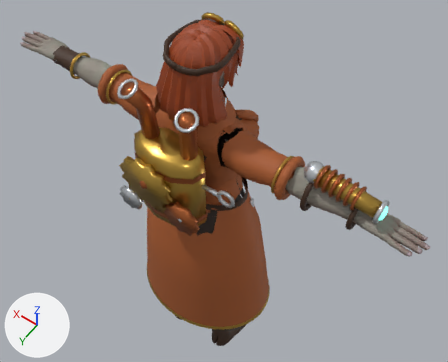
What one commit did to the glTF model public/models/heroes/clockwork_v4.glb.
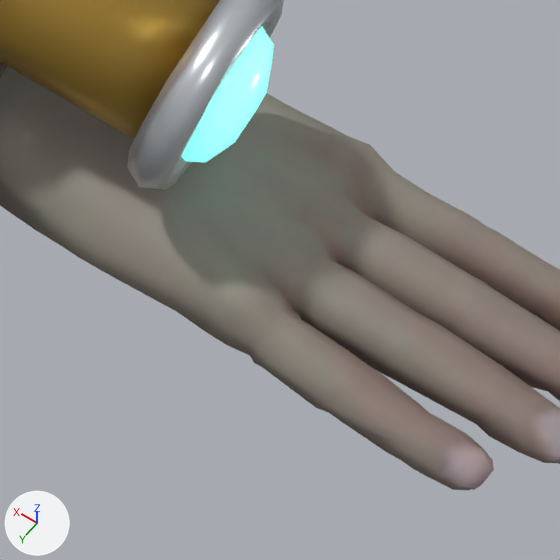
The first picture shows the older version from a 50 mm lens placed at (-0.86, 1.108, 2.845), pointed at (0.0, -0.096, 0.953). The close-ups show the older and then the newer version on the part from 80% to 94% of the width and 56% to 73% of the height of that picture. Only the edits that show in the close-ups are written down. The lights are fixed; the arrows at lower left show +X, +Y and +Z. Vertices at exactly the same position are counted once.

Objects in the first close-up: 'clockwork'.
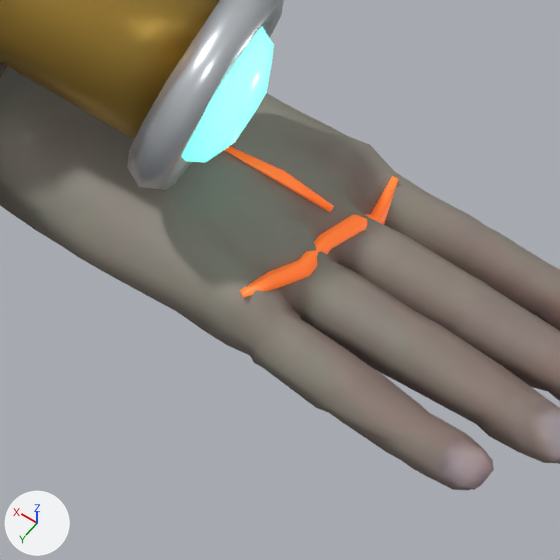
The change, as a diff of the scene's bpy script:
```diff
--- a/public/models/heroes/clockwork_v4.glb.py
+++ b/public/models/heroes/clockwork_v4.glb.py
@@ mat_clockwork_seam @@
+mat_clockwork_seam = principled_material('clockwork_seam')
+mat_clockwork_seam.base_color = (1.0, 0.254, 0.0452)  # orange #ff8a3c
+mat_clockwork_seam.emission_color = (0.45, 0.046, 0.00315)  # orange #b33d0a
+mat_clockwork_seam.emission_strength = 1.0
@@ me_superhero_female @@
 # used by ob_clockwork; location = (0.0, 0.0, 0.0)
-me_superhero_female.from_pydata(...)  # 15168 vertices, 28262 faces; spans x -0.79..0.79, y -0.21..0.3, z -0.02..1.74
+me_superhero_female.from_pydata(...)  # 15263 vertices, 28436 faces; spans x -0.79..0.79, y -0.21..0.3, z -0.02..1.74
+# me_superhero_female part 1: a new loose piece of 34 vertices spanning x -0.7..-0.67, y 0.02..0.09, z 1.39..1.4, in mat_clockwork_seam (orange #ff8a3c, glowing orange #b33d0a)
+# me_superhero_female part 2: a new loose piece of 13 vertices spanning x -0.68..-0.65, y 0.04..0.05, z 1.4..1.41, in mat_clockwork_seam (orange #ff8a3c, glowing orange #b33d0a)
+# other edits to the shape of me_superhero_female do not show in these pictures
 me_superhero_female.materials.append(mat_mi_superhero_female)
@@ me_superhero_female @@
 me_superhero_female.materials.append(mat_clockwork_cyan)
+me_superhero_female.materials.append(mat_clockwork_seam)  # orange #ff8a3c, glowing orange #b33d0a
```

What differs and where, as boxes [x1, y1, x2, y2] in the close-ups (560 x 560 px):
part 1 of me_superhero_female, added: after [239, 176, 398, 298]
part 2 of me_superhero_female, added (orange): after [225, 146, 334, 212]
